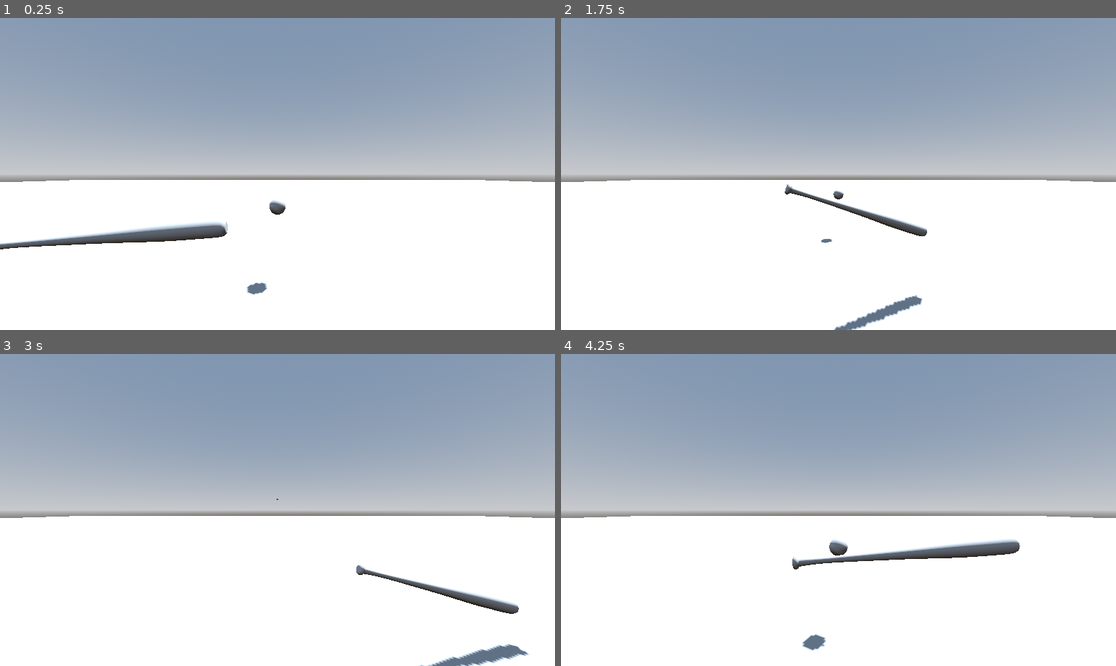
Above: before the commit, frames 1-4 (two rows, left to right).
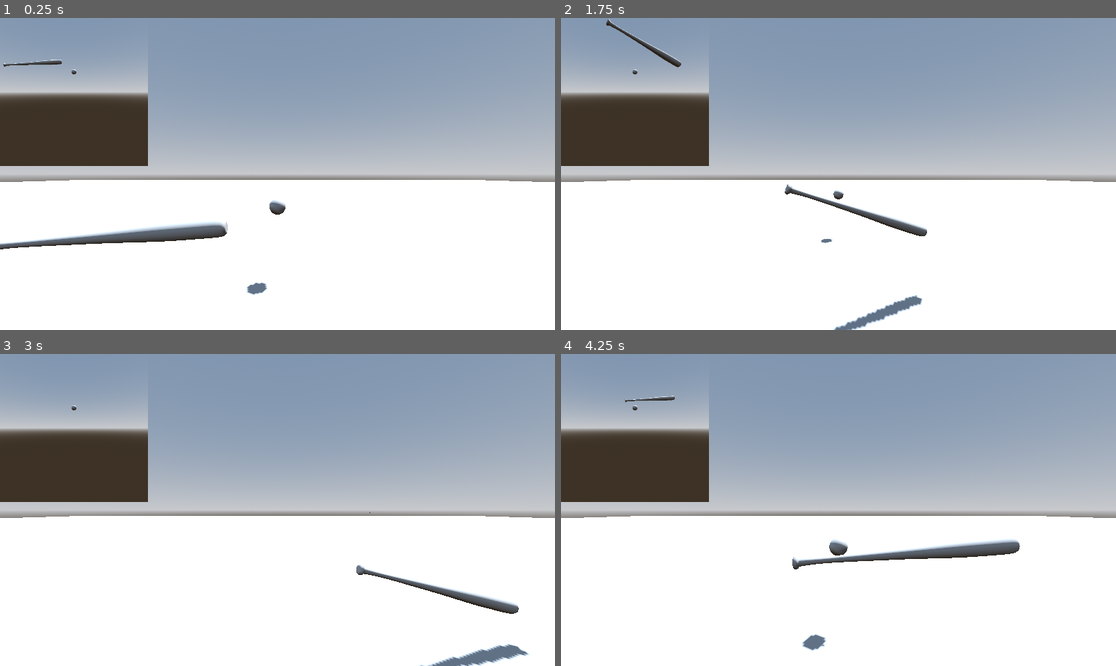
Above: after the commit, the same moments.

Repository: KapustiakT/baseball
Game: Godot game, scene res://level.tscn
The game is run twice, just before and just after one commit, with the same random seed, the same clock (stepped at 60 frames per second) and the same inputs.
Inputs (mouse positions are in pixels of both pictures, inside the frame that each line leads up to):
- Up to frame 1 (0.25 s): no input
- Up to frame 2 (1.75 s): move the mouse to (960, 158) at 0.52 s; hold D (move_right) 0.53-1.28 s; tap Q (swing) at 0.6, 1.55 s; move the mouse to (727, 189) at 1.27 s; hold A (move_left) from 1.28 s (still down); right-click (727, 189) at 1.35 s
- Up to frame 3 (3 s): move the mouse to (333, 441) at 2.02 s; release A (move_left) at 2.03 s; hold D (move_right) from 2.03 s (still down); tap Q (swing) at 2.1, 2.85 s; move the mouse to (249, 572) at 2.77 s
- Up to frame 4 (4.25 s): move the mouse to (1005, 556) at 3.52 s; release D (move_right) at 3.53 s; hold A (move_left) from 3.53 s (still down); right-click (1005, 556) at 3.6 s; tap Q (swing) at 3.8 s

The runs differ from the first frame. In frame 1, 7.7% of the frame differs, in the area x 0-27%, y 13-48%; in frame 2, 7.8%, in the area x 0-27%, y 0-48%; in frame 3, 7.6%; in frame 4, 7.7%.

Commit message:
New ball stuff
added logic for differnt powers being randomly given based on where contact was made and added a camera that follows the ball

Diff:
--- a/Ball.gd
+++ b/Ball.gd
@@ -17,47 +17,138 @@
 func _process(_delta):
 #for testing is checked perfect is always checked second in full it should be checked last.
 #zones need to be big enough ball could ONLY be in perfect perfect for now zones are to small / ball to big
+# some of these mins could maybe be set in funtions? like do we want x to always be set be swing timing? idk ugly for now but works i guess
 	if bat_outside == 1:
 		if swing_early == 1:
 			axis_lock_linear_y = false
-			apply_impulse(Vector3(100, 20, -200))
+			var min_x = -300
+			var max_x = -100
+			var min_y = 5
+			var max_y = 20
+			var min_z = -150
+			var max_z = -100
+			var impulse = Vector3(
+			randf_range(min_x, max_x),
+			randf_range(min_y, max_y),
+			randf_range(min_z, max_z))
+			apply_impulse(impulse)
 			print("outside bat and early")
 		elif swing_perfect == 1:
 			axis_lock_linear_y = false
-			apply_impulse(Vector3(100, 20, -200))
+			var min_x = 50
+			var max_x = 200
+			var min_y = 10
+			var max_y = 25
+			var min_z = -200
+			var max_z = -150
+			var impulse = Vector3(
+			randf_range(min_x, max_x),
+			randf_range(min_y, max_y),
+			randf_range(min_z, max_z))
+			apply_impulse(impulse)
 			print("outside bat and perfect")
 		elif swing_late == 1:
 			axis_lock_linear_y = false
-			apply_impulse(Vector3(100, 20, -200))
+			var min_x = 50
+			var max_x = 200
+			var min_y = 10
+			var max_y = 25
+			var min_z = -150
+			var max_z = -100
+			var impulse = Vector3(
+			randf_range(min_x, max_x),
+			randf_range(min_y, max_y),
+			randf_range(min_z, max_z))
+			apply_impulse(impulse)
 			print("outside bat and late")
 
 
 	elif bat_perfect == 1:
 		if swing_early == 1:
 			axis_lock_linear_y = false
-			apply_impulse(Vector3(0, 20, -200))
+			var min_x = -250
+			var max_x = -50
+			var min_y = 15
+			var max_y = 25
+			var min_z = -150
+			var max_z = -200
+			var impulse = Vector3(
+			randf_range(min_x, max_x),
+			randf_range(min_y, max_y),
+			randf_range(min_z, max_z))
+			apply_impulse(impulse)
 			print("perfect bat and early")
 		elif swing_perfect == 1:
 			axis_lock_linear_y = false
-			apply_impulse(Vector3(0, 20, -200))
+			var min_x = 0
+			var max_x = 0
+			var min_y = 30
+			var max_y = 35
+			var min_z = -400
+			var max_z = -450
+			var impulse = Vector3(
+			randf_range(min_x, max_x),
+			randf_range(min_y, max_y),
+			randf_range(min_z, max_z))
+			apply_impulse(impulse)
 			print("perfect and perfect")
 		elif swing_late == 1:
-			axis_lock_linear_y = false
+			var min_x = 100
+			var max_x = 200
+			var min_y = 5
+			var max_y = 15
+			var min_z = -100
+			var max_z = -200
+			var impulse = Vector3(
+			randf_range(min_x, max_x),
+			randf_range(min_y, max_y),
+			randf_range(min_z, max_z))
+			apply_impulse(impulse)
 			apply_impulse(Vector3(0, 20, -200))
 			print("perfect bat and late")
 
 	elif bat_inside == 1:
 		if swing_early == 1:
 			axis_lock_linear_y = false
-			apply_impulse(Vector3(-100, 20, -200))
+			var min_x = -200
+			var max_x = -100
+			var min_y = 10
+			var max_y = 15
+			var min_z = -20
+			var max_z = -50
+			var impulse = Vector3(
+			randf_range(min_x, max_x),
+			randf_range(min_y, max_y),
+			randf_range(min_z, max_z))
+			apply_impulse(impulse)
 			print("inside bat and early")
 		elif swing_perfect == 1:
 			axis_lock_linear_y = false
-			apply_impulse(Vector3(-100, 20, -200))
+			var min_x = -200
+			var max_x = -100
+			var min_y = 10
+			var max_y = 15
+			var min_z = -75
+			var max_z = -90
+			var impulse = Vector3(
+			randf_range(min_x, max_x),
+			randf_range(min_y, max_y),
+			randf_range(min_z, max_z))
+			apply_impulse(impulse)
 			print("inside and perfect")
 		elif swing_late == 1:
 			axis_lock_linear_y = false
-			apply_impulse(Vector3(-100, 20, -200))
+			var min_x = -200
+			var max_x = -100
+			var min_y = 10
+			var max_y = 15
+			var min_z = -50
+			var max_z = -60
+			var impulse = Vector3(
+			randf_range(min_x, max_x),
+			randf_range(min_y, max_y),
+			randf_range(min_z, max_z))
+			apply_impulse(impulse)
 			print("inside bat and late")
 
 	if Input.is_action_just_pressed("right_click"):
--- a/level.tscn
+++ b/level.tscn
@@ -71,10 +71,6 @@
 [node name="CollisionShape3D" parent="hit_zone/late" index="0"]
 transform = Transform3D(1, 0, 0, 0, 1, 0, 0, 0, 1, -0.0135069, 0, -0.985779)
 
-[node name="ball" parent="." instance=ExtResource("1_14kbc")]
-transform = Transform3D(1, 0, 0, 0, 1, 0, 0, 0, 1, 0, 2, -9.59373)
-linear_damp = 3.0
-
 [node name="Path3D" type="Path3D" parent="."]
 transform = Transform3D(1, 0, 0, 0, 1, 0, 0, 0, 1, -0.0355635, 0.616257, 0.37348)
 curve = SubResource("Curve3D_oms8e")
@@ -89,7 +85,7 @@
 transform = Transform3D(0.679442, -0.73373, 3.72529e-09, 0.0945012, 0.0875091, 0.991671, -0.727619, -0.673782, 0.128796, -0.799, -0.216958, -0.44586)
 
 [node name="Area3D" type="Area3D" parent="."]
-transform = Transform3D(200, 0, 0, 0, 200, 0, 0, 0, 200, 0, 0, -200)
+transform = Transform3D(200, 0, 0, 0, 200, 0, 0, 0, 200, 0, 0, -177.629)
 
 [node name="MeshInstance3D" type="MeshInstance3D" parent="Area3D"]
 transform = Transform3D(1, 0, 0, 0, -4.37114e-08, -1, 0, 1, -4.37114e-08, 0, 0, 0)
@@ -98,25 +94,39 @@
 
 [node name="CollisionShape3D" type="CollisionShape3D" parent="Area3D"]
 transform = Transform3D(1, 0, 0, 0, -4.37114e-08, -1, 0, 1, -4.37114e-08, 0, 0, 0)
-visible = false
 shape = SubResource("ConvexPolygonShape3D_fvbbs")
 
+[node name="SubViewportContainer" type="SubViewportContainer" parent="."]
+offset_right = 40.0
+offset_bottom = 40.0
+
+[node name="SubViewport" type="SubViewport" parent="SubViewportContainer"]
+handle_input_locally = false
+render_target_update_mode = 4
+
+[node name="ball" parent="SubViewportContainer/SubViewport" instance=ExtResource("1_14kbc")]
+transform = Transform3D(1, 0, 0, 0, 1, 0, 0, 0, 1, 0, 2, -9.59373)
+linear_damp = 3.0
+
+[node name="Camera3D" type="Camera3D" parent="SubViewportContainer/SubViewport/ball"]
+transform = Transform3D(1, 0, 0, 0, 1, 0, 0, 0, 1, 0, -2, 9.59373)
+
 [connection signal="swing" from="." to="Path3D/PathFollow3D/bat" method="start_swing"]
-[connection signal="body_entered" from="hit_zone/early" to="ball" method="_on_early_body_entered"]
-[connection signal="body_exited" from="hit_zone/early" to="ball" method="_on_early_body_exited"]
-[connection signal="body_entered" from="hit_zone/perfect_zone" to="ball" method="_on_perfect_zone_body_entered"]
-[connection signal="body_exited" from="hit_zone/perfect_zone" to="ball" method="_on_perfect_zone_body_exited"]
-[connection signal="body_entered" from="hit_zone/late" to="ball" method="_on_late_body_entered"]
-[connection signal="body_exited" from="hit_zone/late" to="ball" method="_on_late_body_exited"]
-[connection signal="body_entered" from="Path3D/PathFollow3D/bat" to="ball" method="_on_bat_body_entered"]
-[connection signal="body_exited" from="Path3D/PathFollow3D/bat" to="ball" method="_on_bat_body_exited"]
-[connection signal="body_entered" from="Path3D/PathFollow3D/bat/outside" to="ball" method="_on_outside_body_entered"]
-[connection signal="body_exited" from="Path3D/PathFollow3D/bat/outside" to="ball" method="_on_outside_body_exited"]
-[connection signal="body_entered" from="Path3D/PathFollow3D/bat/perfect" to="ball" method="_on_perfect_body_entered"]
-[connection signal="body_exited" from="Path3D/PathFollow3D/bat/perfect" to="ball" method="_on_perfect_body_exited"]
-[connection signal="body_entered" from="Path3D/PathFollow3D/bat/inside" to="ball" method="_on_inside_body_entered"]
-[connection signal="body_exited" from="Path3D/PathFollow3D/bat/inside" to="ball" method="_on_inside_body_exited"]
-[connection signal="body_entered" from="Area3D" to="ball" method="_on_area_3d_body_entered"]
+[connection signal="body_entered" from="hit_zone/early" to="SubViewportContainer/SubViewport/ball" method="_on_early_body_entered"]
+[connection signal="body_exited" from="hit_zone/early" to="SubViewportContainer/SubViewport/ball" method="_on_early_body_exited"]
+[connection signal="body_entered" from="hit_zone/perfect_zone" to="SubViewportContainer/SubViewport/ball" method="_on_perfect_zone_body_entered"]
+[connection signal="body_exited" from="hit_zone/perfect_zone" to="SubViewportContainer/SubViewport/ball" method="_on_perfect_zone_body_exited"]
+[connection signal="body_entered" from="hit_zone/late" to="SubViewportContainer/SubViewport/ball" method="_on_late_body_entered"]
+[connection signal="body_exited" from="hit_zone/late" to="SubViewportContainer/SubViewport/ball" method="_on_late_body_exited"]
+[connection signal="body_entered" from="Path3D/PathFollow3D/bat" to="SubViewportContainer/SubViewport/ball" method="_on_bat_body_entered"]
+[connection signal="body_exited" from="Path3D/PathFollow3D/bat" to="SubViewportContainer/SubViewport/ball" method="_on_bat_body_exited"]
+[connection signal="body_entered" from="Path3D/PathFollow3D/bat/outside" to="SubViewportContainer/SubViewport/ball" method="_on_outside_body_entered"]
+[connection signal="body_exited" from="Path3D/PathFollow3D/bat/outside" to="SubViewportContainer/SubViewport/ball" method="_on_outside_body_exited"]
+[connection signal="body_entered" from="Path3D/PathFollow3D/bat/perfect" to="SubViewportContainer/SubViewport/ball" method="_on_perfect_body_entered"]
+[connection signal="body_exited" from="Path3D/PathFollow3D/bat/perfect" to="SubViewportContainer/SubViewport/ball" method="_on_perfect_body_exited"]
+[connection signal="body_entered" from="Path3D/PathFollow3D/bat/inside" to="SubViewportContainer/SubViewport/ball" method="_on_inside_body_entered"]
+[connection signal="body_exited" from="Path3D/PathFollow3D/bat/inside" to="SubViewportContainer/SubViewport/ball" method="_on_inside_body_exited"]
+[connection signal="body_entered" from="Area3D" to="SubViewportContainer/SubViewport/ball" method="_on_area_3d_body_entered"]
 
 [editable path="hit_zone"]
 [editable path="Path3D/PathFollow3D/bat"]
